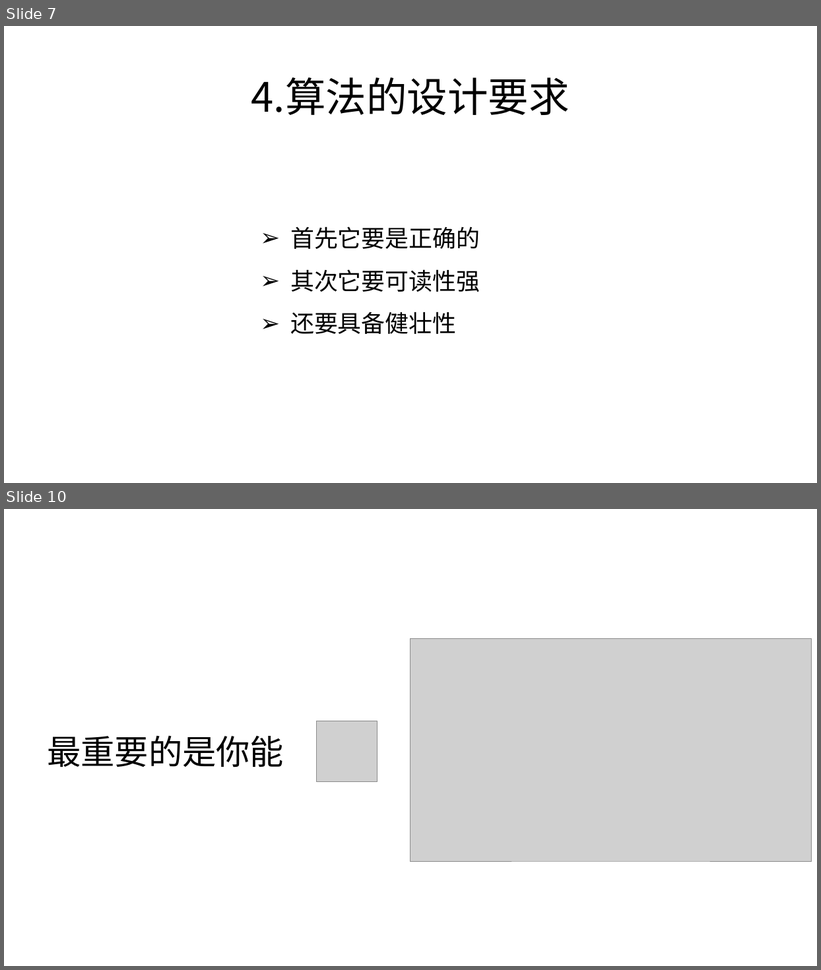
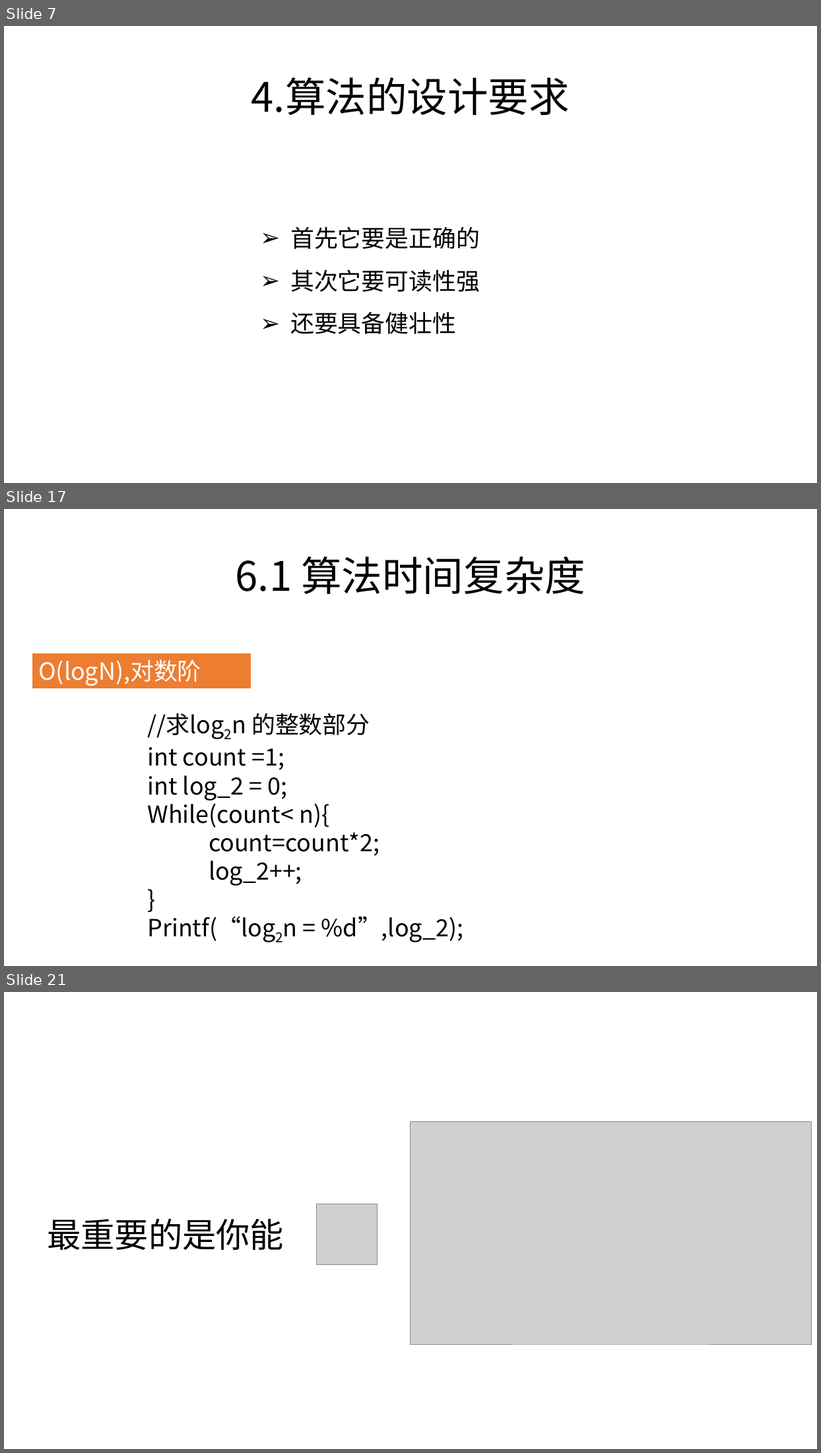
Before and after one commit to zjyesir/hmc_data_structure, a slide deck: 1.2算法.pptx. Shown one above the other, each under a label of ours: slides 7 and 10 before the commit, slides 7, 17 and 21 after it; the slides between them are not shown. The pictures are 821x970 and 821x1453 pixels, drawn with LibreOffice and Linux fonts; fonts in the diff are those of the drawing; grey boxes stand for pictures; background and template pictures are left out. Boxes give left, top, right and bottom in pixels: in the first picture for what was removed or moved away, otherwise in the second. Text is boxed around its words. In the diff, an @@ line names an element or a change of style, - is before the commit and + after.

```diff
--- a/1.2算法.pptx
+++ b/1.2算法.pptx
@@ slide 17 added at (4, 509, 817, 966), background picture (left out) @@
@@ text added at (236, 557, 585, 594), 48 pt, text #000000 @@
+6.1 算法时间复杂度
@@ rectangle added at (32, 654, 251, 689), fill #ED7D31, 28 pt, text #FFFFFF @@
+O(logN),对数阶
@@ text added at (148, 713, 463, 943), 28 pt, text #000000 @@
+//求log2n 的整数部分
+int count =1;
+int log_2 = 0;
+While(count< n){
+count=count*2;
+log_2++;
+}
+Printf(“log2n = %d”,log_2);
@@ what was slide 10 is now slide 21 @@
```
Also in this commit, not shown: 1 slide changed, 11 other slides added, 1 slide removed.
